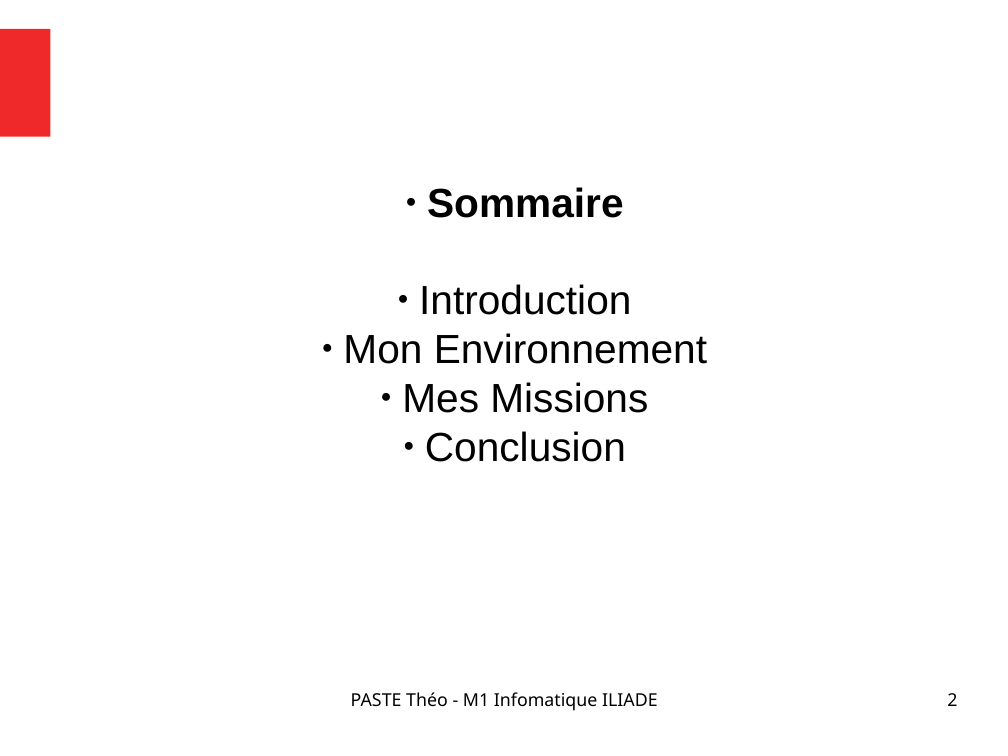
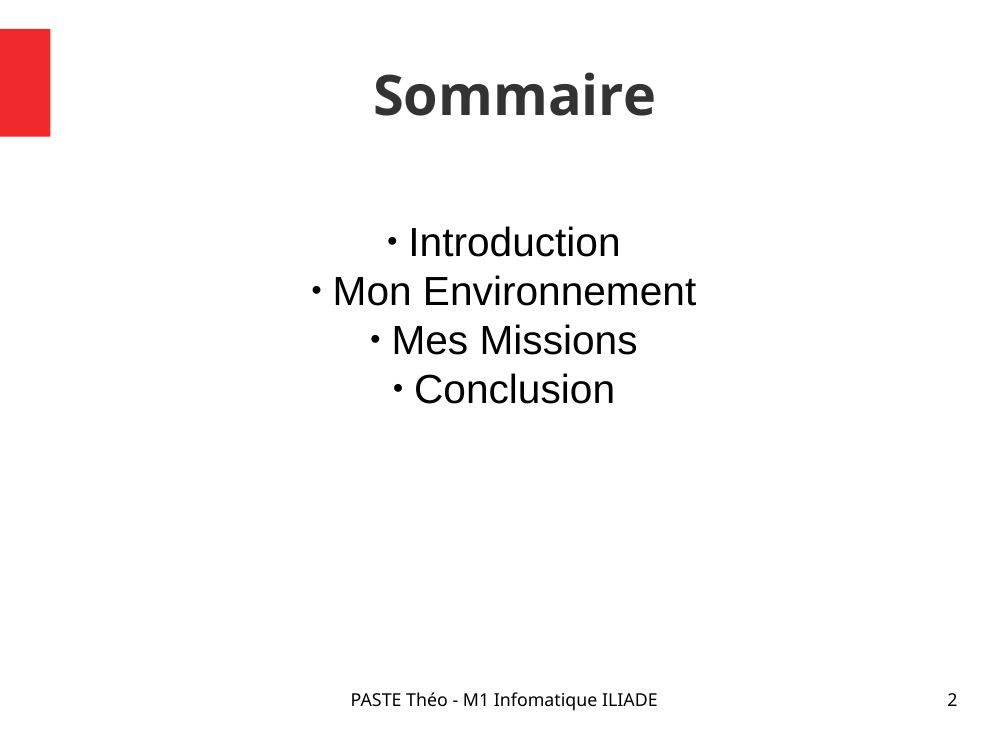
Before and after one commit to Narrateur/Rapport_de_Stage_M1, a slide deck: slide 2 of .gitbook/assets/Presentation_PASTE_Theo.odp. Drawn at 1008x756 pixels with LibreOffice and Linux fonts; fonts in the diff are those of the drawing. Boxes give left, top, right and bottom in pixels: in the first picture for what was removed or moved away, otherwise in the second. Text is boxed around its words. In the diff, an @@ line names an element or a change of style, - is before the commit and + after.

Commit message:
final diapo?

```diff
--- a/.gitbook/assets/Presentation_PASTE_Theo.odp
+++ b/.gitbook/assets/Presentation_PASTE_Theo.odp
@@ title added at (373, 72, 656, 116), 44 pt, text #333333, bold @@
+Sommaire
@@ subtitle at (427, 187, 623, 218): paragraph removed @@
-● Sommaire
@@ subtitle "Introduction": place and size @@
-subtitle "Introduction" at (343, 187, 707, 462)
+subtitle "Introduction" at (333, 226, 696, 404)
@@ subtitle "Introduction" at (333, 226, 696, 404): vertical alignment middle to top @@
```
